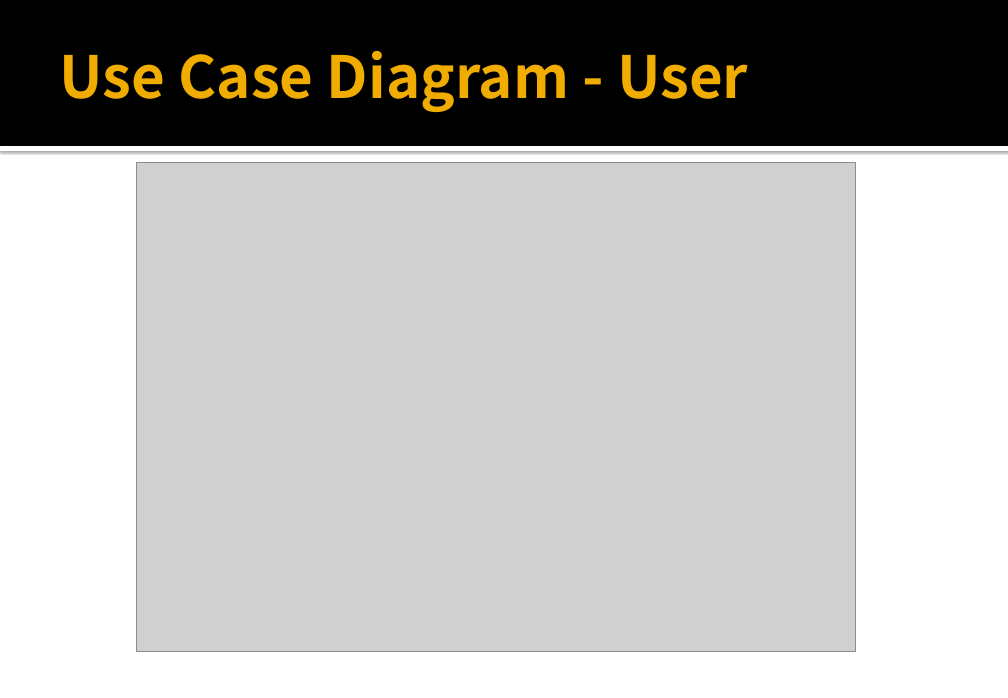
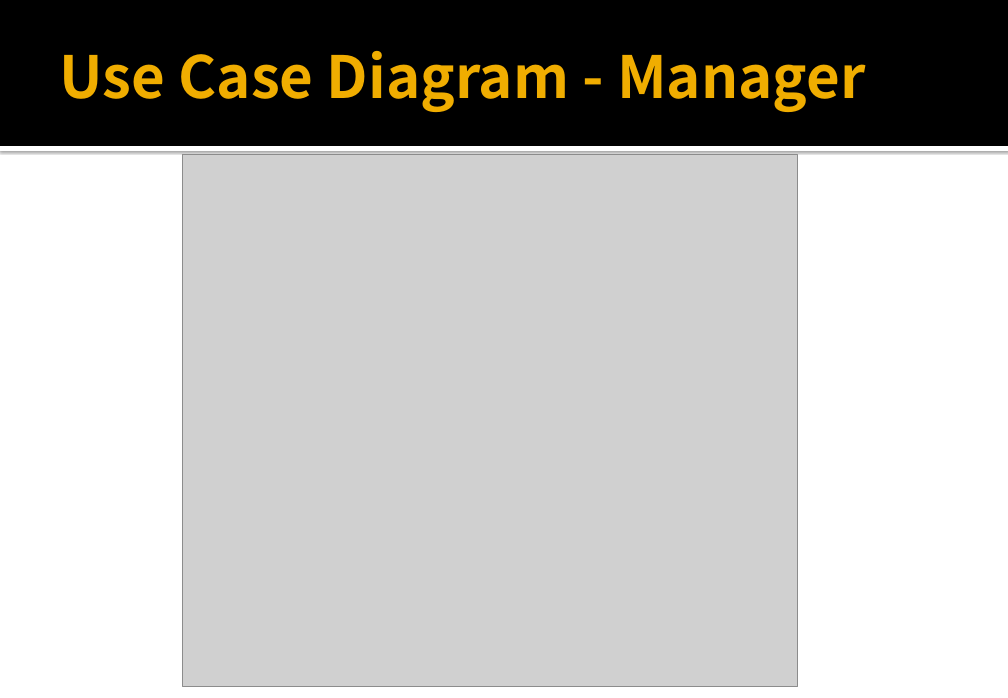
Before and after one commit to sjh1123/ShinJaeHo, a slide deck: slide 2 of 02_UseCaseDiagram.pptx. Drawn at 1008x698 pixels with LibreOffice and Linux fonts; fonts in the diff are those of the drawing; grey boxes stand for pictures. Boxes give left, top, right and bottom in pixels: in the first picture for what was removed or moved away, otherwise in the second. Text is boxed around its words. In the diff, an @@ line names an element or a change of style, - is before the commit and + after.

```diff
--- a/02_UseCaseDiagram.pptx
+++ b/02_UseCaseDiagram.pptx
@@ title at (60,51,865,112): text changed @@
-Use Case Diagram - User
+Use Case Diagram - Manager
@@ picture: place and size @@
-picture at (137,162,855,652)
+picture at (182,155,798,687)
```
Also in this commit, not shown: 3 other slides changed, 2 other files.
